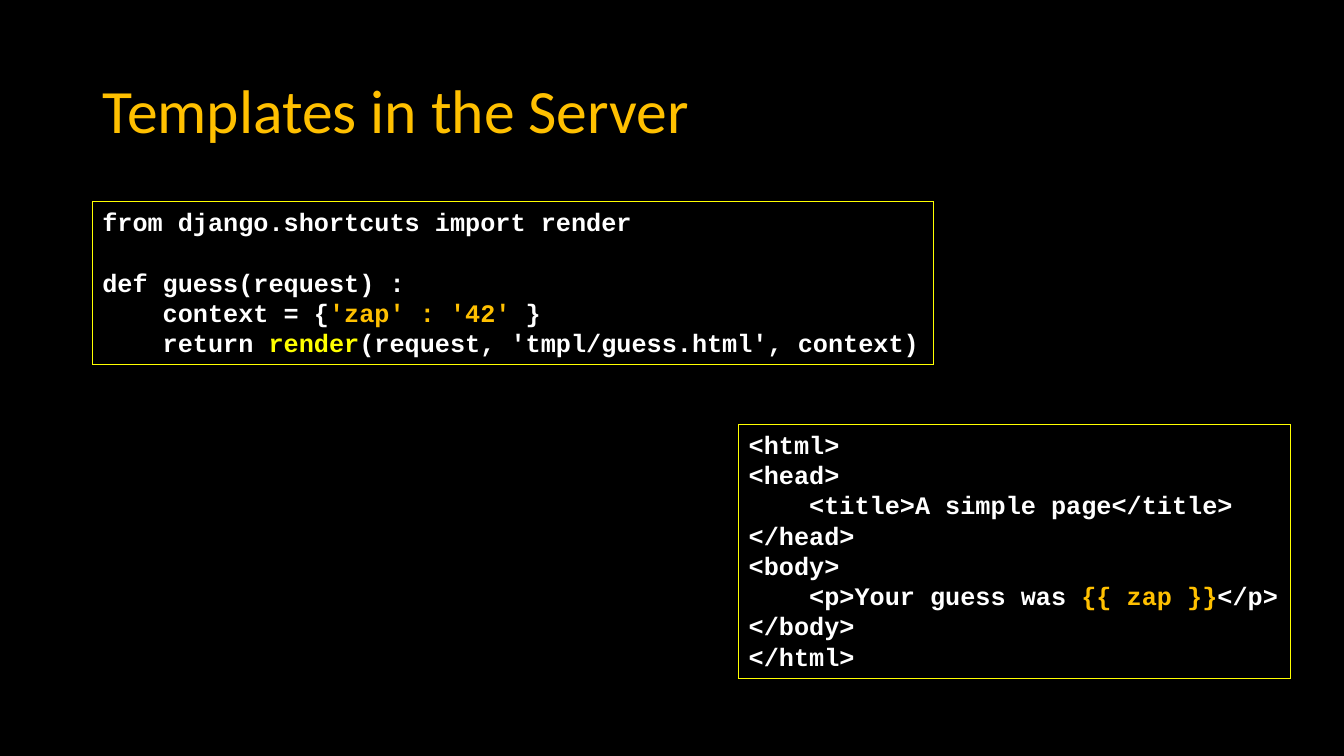
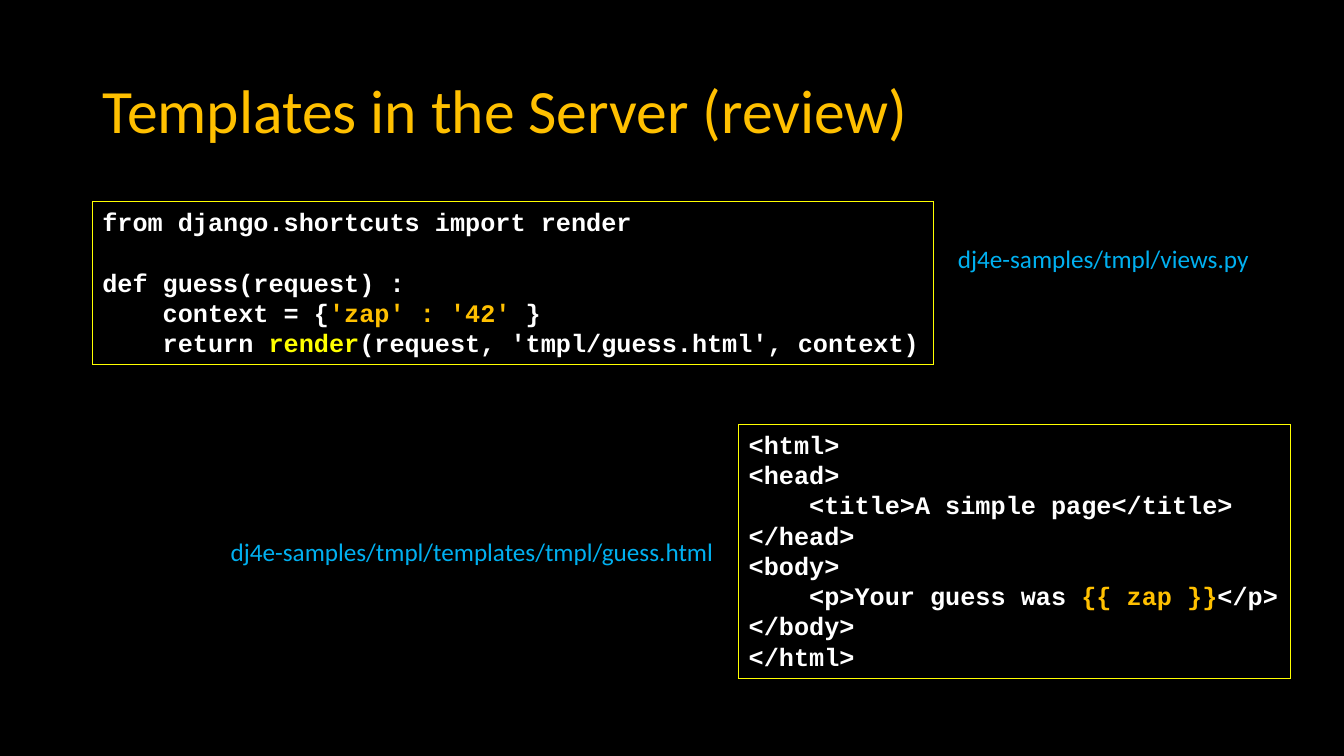
Before and after one commit to csev/dj4e, a slide deck: slide 41 of lectures/JS-03-Browser.pptx (slide 42 before the commit). Drawn at 1344x756 pixels with LibreOffice and Linux fonts; fonts in the diff are those of the drawing. Boxes give left, top, right and bottom in pixels: in the first picture for what was removed or moved away, otherwise in the second. Text is boxed around its words. In the diff, an @@ line names an element or a change of style, - is before the commit and + after.

```diff
--- a/lectures/JS-03-Browser.pptx
+++ b/lectures/JS-03-Browser.pptx
@@ title at bbox=[102, 88, 908, 143]: text changed @@
-Templates in the Server
+Templates in the Server (review)
@@ text added at bbox=[958, 250, 1249, 273], 18 pt, text #00B0F0 @@
+dj4e-samples/tmpl/views.py
@@ text added at bbox=[231, 543, 713, 566], 18 pt, text #00B0F0 @@
+dj4e-samples/tmpl/templates/tmpl/guess.html
```
Also in this commit, not shown: 5 other slides changed, 1 slide added.
